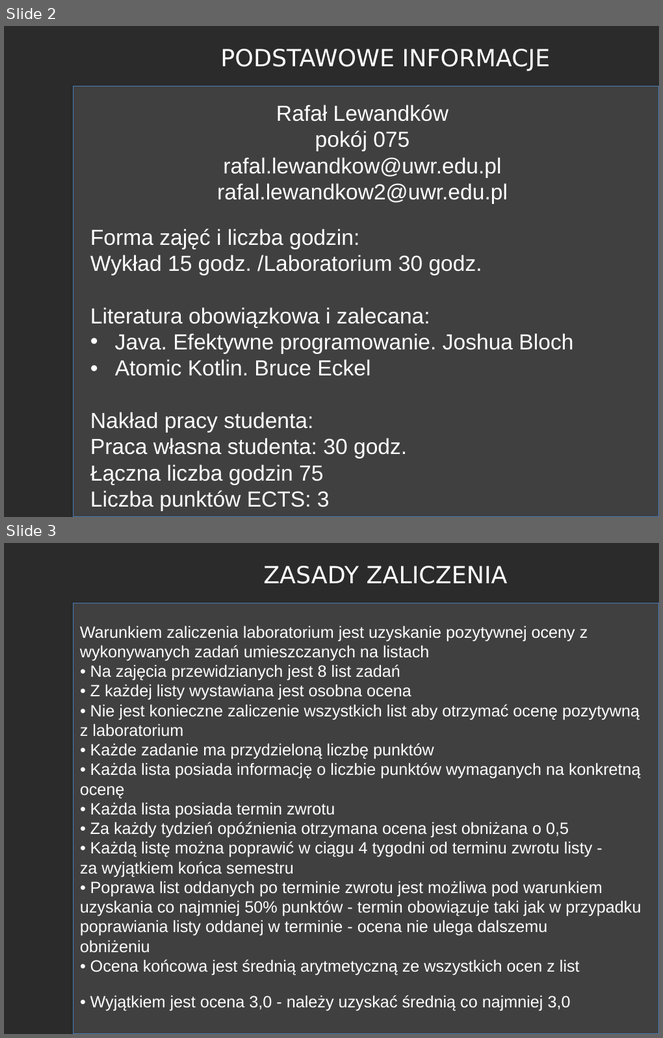
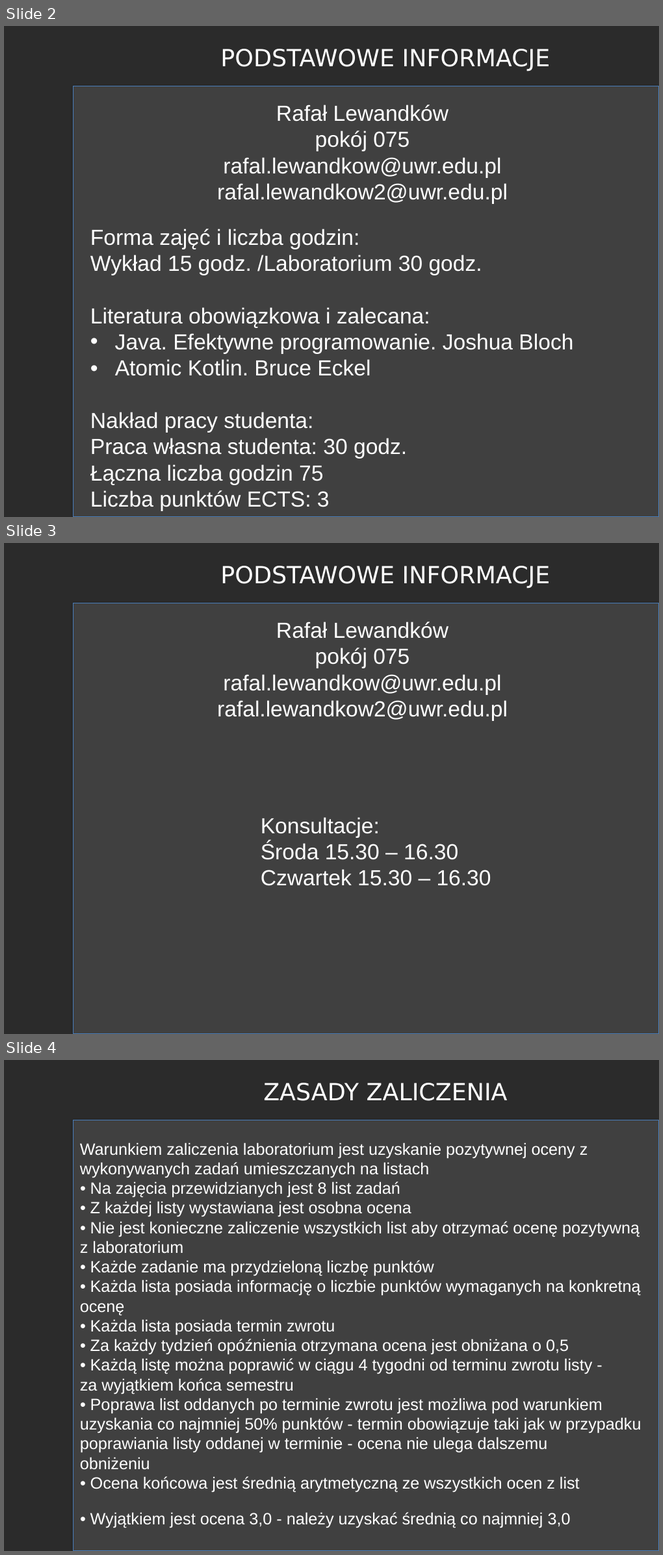
Before and after one commit to RafLew84/WpumKJ, a slide deck: 2021-2022/Wykład/Wyklad1.pptx. Shown one above the other, each under a label of ours: slides 2 and 3 before the commit, slides 2, 3 and 4 after it. The pictures are 663x1038 and 663x1555 pixels, drawn with LibreOffice and Linux fonts; fonts in the diff are those of the drawing; background and template pictures are left out; a plain dark background stands for a picture behind light text. Boxes give left, top, right and bottom in pixels: in the first picture for what was removed or moved away, otherwise in the second. Text is boxed around its words. In the diff, an @@ line names an element or a change of style, - is before the commit and + after.

```diff
--- a/2021-2022/Wykład/Wyklad1.pptx
+++ b/2021-2022/Wykład/Wyklad1.pptx
@@ slide 3 added at (4,543,659,1034), background picture (left out) @@
@@ text added at (220,566,551,588), 26 pt, text #FFFFFF @@
+PODSTAWOWE INFORMACJE
@@ rectangle added at (74,603,659,1034), fill #404040, outline #4B7EBC 0.75 pt @@
@@ text added at (217,622,508,721), 24 pt, text #FFFFFF @@
+Rafał Lewandków
+pokój 075
+rafal.lewandkow@uwr.edu.pl
+rafal.lewandkow2@uwr.edu.pl
@@ text added at (261,817,492,886), 24 pt, text #FFFFFF @@
+Konsultacje:
+Środa 15.30 – 16.30
+Czwartek 15.30 – 16.30
@@ what was slide 3 is now slide 4 @@
```
Also in this commit, not shown: 1 other slide added, 1 slide removed, 4 other files.
